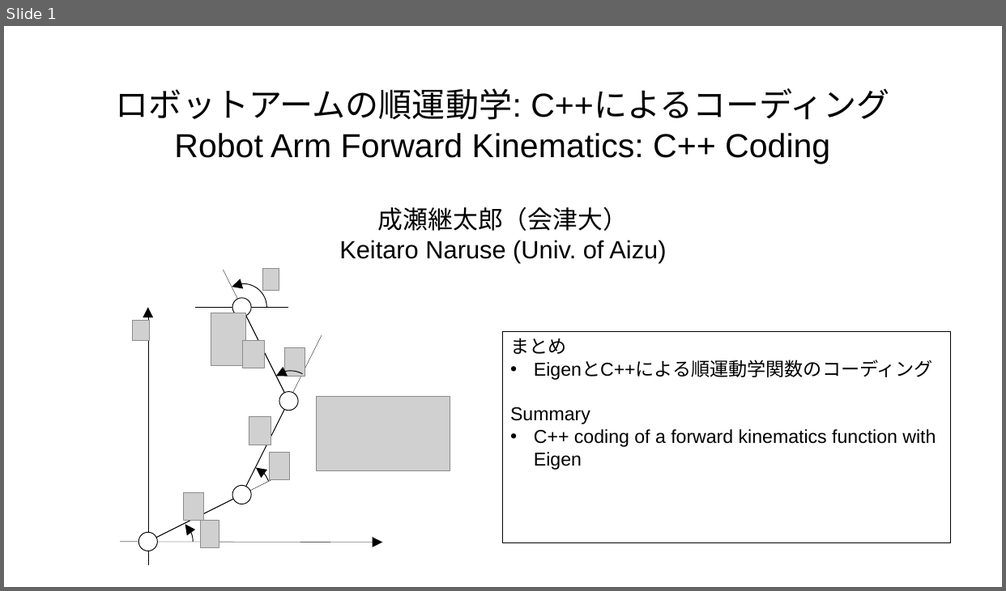
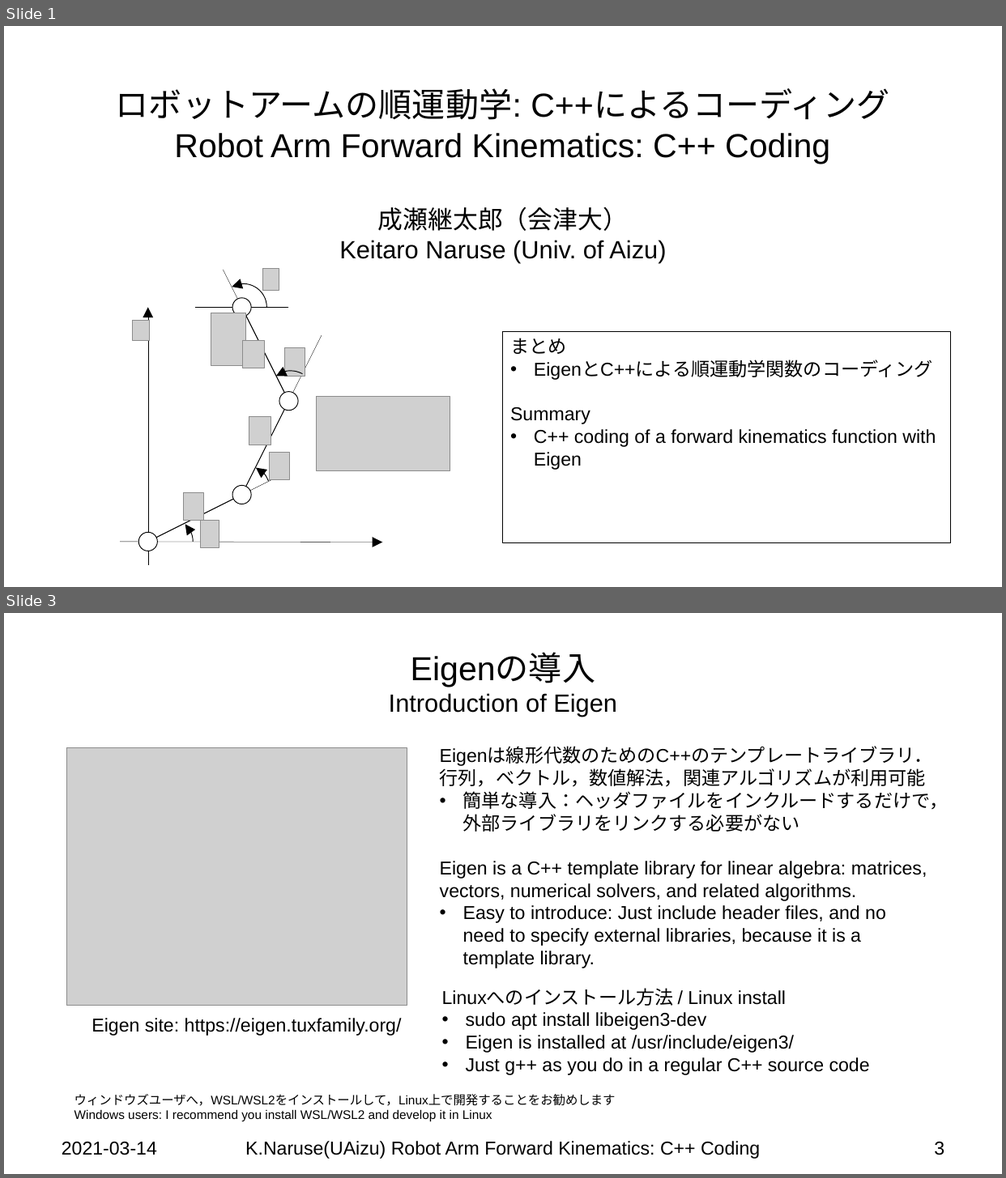
Before and after one commit to keitaronaruse/Naruse-robotics-tutorial, a slide deck: doc/slides/Robot-Arm-Forward-Kinematics-CPP-Code.pptx. Shown one above the other, each under a label of ours: slide 1 before the commit, slides 1 and 3 after it; the slides between them are not shown. The pictures are 1006x591 and 1006x1178 pixels, drawn with LibreOffice and Linux fonts; fonts in the diff are those of the drawing; grey boxes stand for pictures; background and template pictures are left out. Boxes give left, top, right and bottom in pixels: in the first picture for what was removed or moved away, otherwise in the second. Text is boxed around its words. In the diff, an @@ line names an element or a change of style, - is before the commit and + after.

```diff
--- a/doc/slides/Robot-Arm-Forward-Kinematics-CPP-Code.pptx
+++ b/doc/slides/Robot-Arm-Forward-Kinematics-CPP-Code.pptx
@@ slide 3 added at box(4, 613, 1002, 1174), background #FFFFFF @@
@@ title added at box(389, 653, 617, 717), 24 pt, text #000000 @@
+Eigenの導入
+Introduction of Eigen
@@ picture added at box(67, 747, 407, 1005) @@
@@ text added at box(440, 747, 948, 969), 18 pt, text #000000 @@
+Eigenは線形代数のためのC++のテンプレートライブラリ．行列，ベクトル，数値解法，関連アルゴリズムが利用可能
+• 簡単な導入：ヘッダファイルをインクルードするだけで，外部ライブラリをリンクする必要がない
+Eigen is a C++ template library for linear algebra: matrices, vectors, numerical solvers, and related algorithms.
+• Easy to introduce: Just include header files, and no need to specify external libraries, because it is a template library.
@@ text added at box(442, 989, 870, 1076), 18 pt, text #000000 @@
+Linuxへのインストール方法 / Linux install
+• sudo apt install libeigen3-dev
+• Eigen is installed at /usr/include/eigen3/
+• Just g++ as you do in a regular C++ source code
@@ text added at box(91, 1018, 402, 1036), 18 pt, text #000000 @@
+Eigen site: https://eigen.tuxfamily.org/
@@ text added at box(74, 1094, 616, 1122), 12 pt, text #000000 @@
+ウィンドウズユーザへ，WSL/WSL2をインストールして，Linux上で開発することをお勧めします
+Windows users: I recommend you install WSL/WSL2 and develop it in Linux
@@ text added at box(62, 1142, 157, 1156), 18 pt, text #000000 @@
+2021-03-14
@@ text added at box(245, 1141, 760, 1159), 18 pt, text #000000 @@
+K.Naruse(UAizu) Robot Arm Forward Kinematics: C++ Coding
@@ page number added at box(934, 1142, 944, 1156), 18 pt, text #000000 @@
+3
```
Also in this commit, not shown: 2 slides changed, 1 other slide added, 3 other files.
